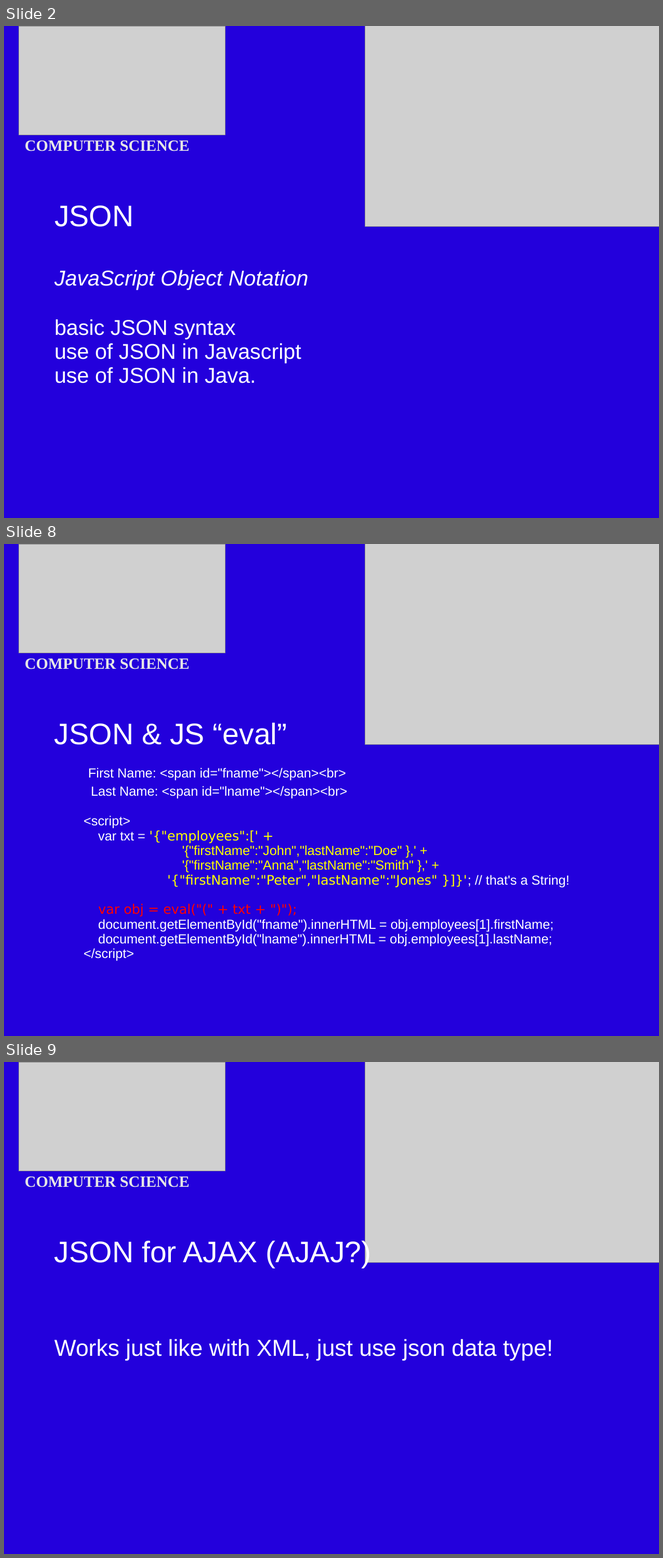
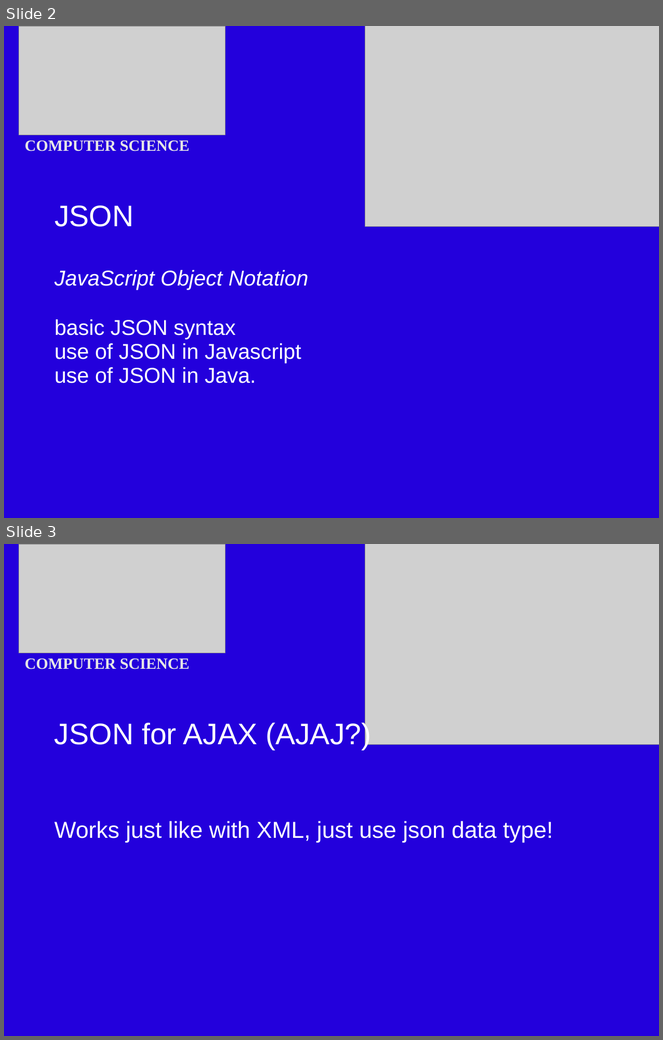
Before and after one commit to BOwsnicki/Distrib, a slide deck: slides/JSONAjax.odp. Shown one above the other, each under a label of ours: slides 2, 8 and 9 before the commit, slides 2 and 3 after it; the slides between them are not shown. The pictures are 663x1558 and 663x1040 pixels, drawn with LibreOffice and Linux fonts; fonts in the diff are those of the drawing; grey boxes stand for pictures. Boxes give left, top, right and bottom in pixels: in the first picture for what was removed or moved away, otherwise in the second. Text is boxed around its words. In the diff, an @@ line names an element or a change of style, - is before the commit and + after.

Commit message:
Some JSON cleanup

```diff
--- a/slides/JSONAjax.odp
+++ b/slides/JSONAjax.odp
@@ slide 8 removed at [4, 544, 659, 1036], background #2300DC @@
@@ picture removed at [19, 544, 225, 653] @@
@@ picture removed at [365, 544, 659, 744] @@
@@ text removed at [25, 658, 190, 669] @@
-COMPUTER SCIENCE
@@ text removed at [54, 722, 570, 961] @@
-JSON & JS “eval”
-First Name: <span id="fname"></span><br>
-Last Name: <span id="lname"></span><br>
-<script>
-var txt = '{"employees":[' +
-'{"firstName":"John","lastName":"Doe" },' +
-'{"firstName":"Anna","lastName":"Smith" },' +
-'{"firstName":"Peter","lastName":"Jones" }]}'; // that's a String!
-var obj = eval("(" + txt + ")");
-document.getElementById("fname").innerHTML = obj.employees[1].firstName;
-document.getElementById("lname").innerHTML = obj.employees[1].lastName;
-</script>
@@ what was slide 9 is now slide 3 @@
```
Also in this commit, not shown: 5 other slides removed, 2 other files.
